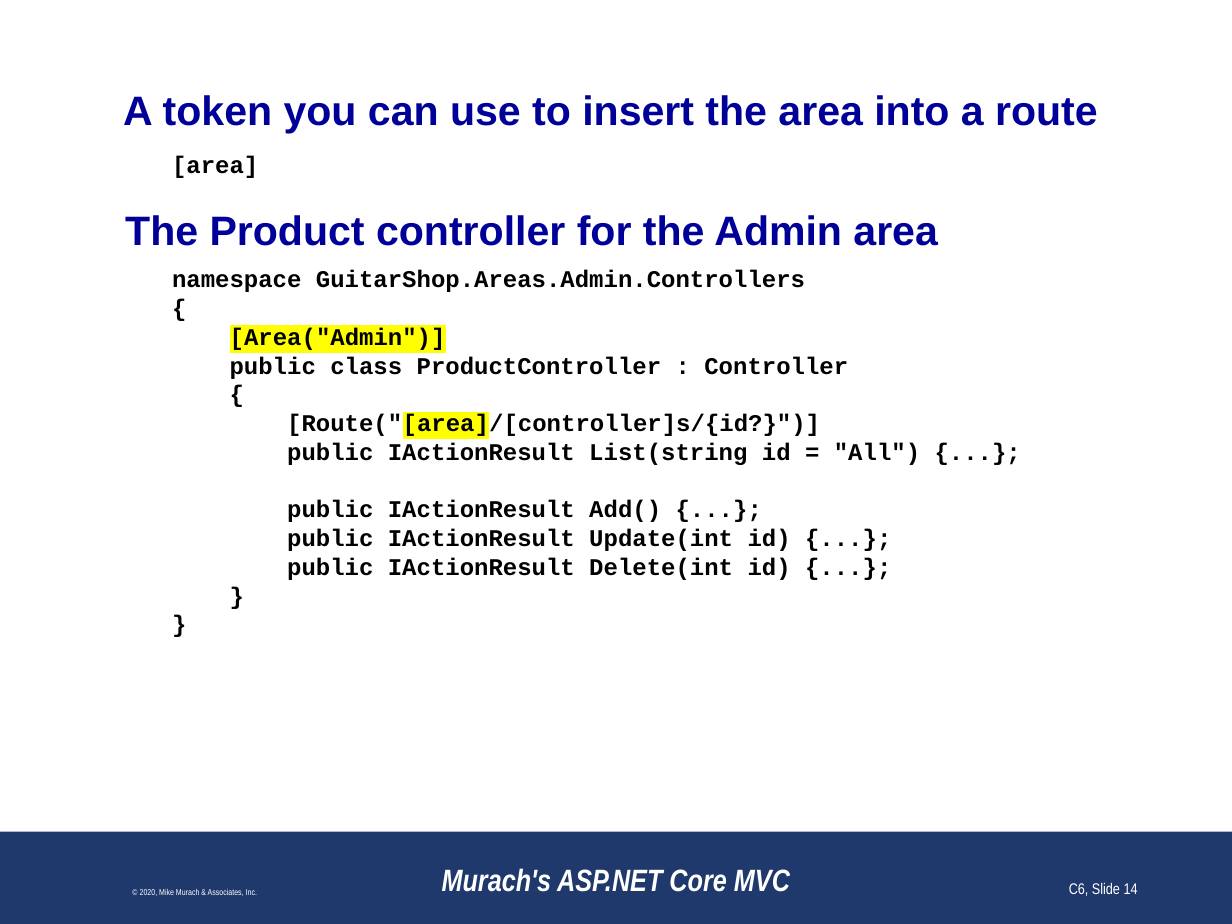
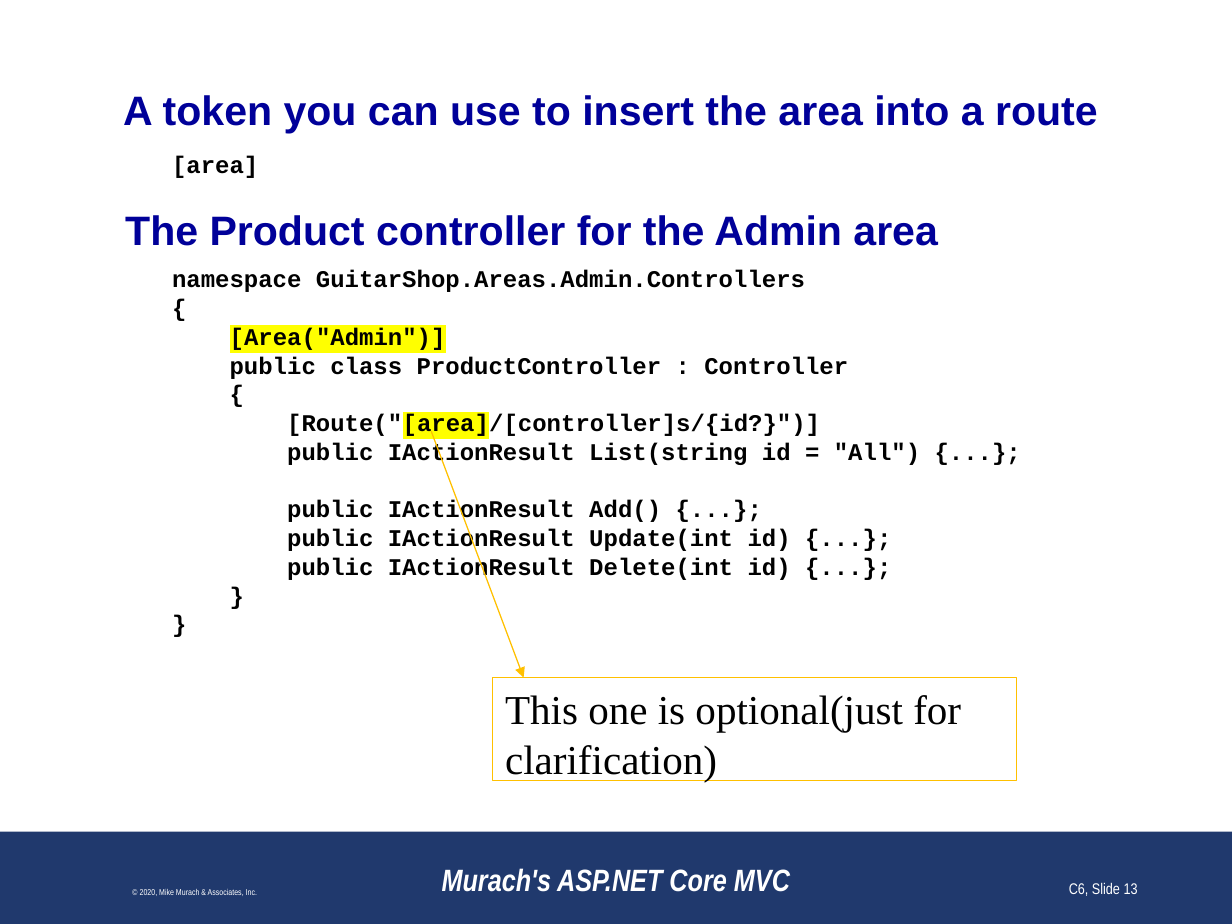
Before and after one commit to jin-co/web-cSharp, a slide deck: slide 13 of CheatSheetCSharp/CheatSheetCSharp/wwwroot/references/routing.pptx (slide 14 before the commit). Drawn at 1232x924 pixels with LibreOffice and Linux fonts; fonts in the diff are those of the drawing; background and template pictures are left out. Boxes give left, top, right and bottom in pixels: in the first picture for what was removed or moved away, otherwise in the second. Text is boxed around its words. In the diff, an @@ line names an element or a change of style, - is before the commit and + after.

```diff
--- a/CheatSheetCSharp/CheatSheetCSharp/wwwroot/references/routing.pptx
+++ b/CheatSheetCSharp/CheatSheetCSharp/wwwroot/references/routing.pptx
@@ arrow added from (431, 431) to (524, 678), #FFC000 0.75 pt @@
@@ rectangle added at (x1=493, y1=678, x2=1016, y2=780), fill #FFFFFF, outline #FFC000 0.75 pt, 24 pt, text #000000 @@
+This one is optional(just for clarification)
@@ page number at (x1=1069, y1=883, x2=1138, y2=896): text changed @@
-C6, Slide 14
+C6, Slide 13
```
Also in this commit, not shown: 1 other slide changed, 2 slides removed, 14 other files.
